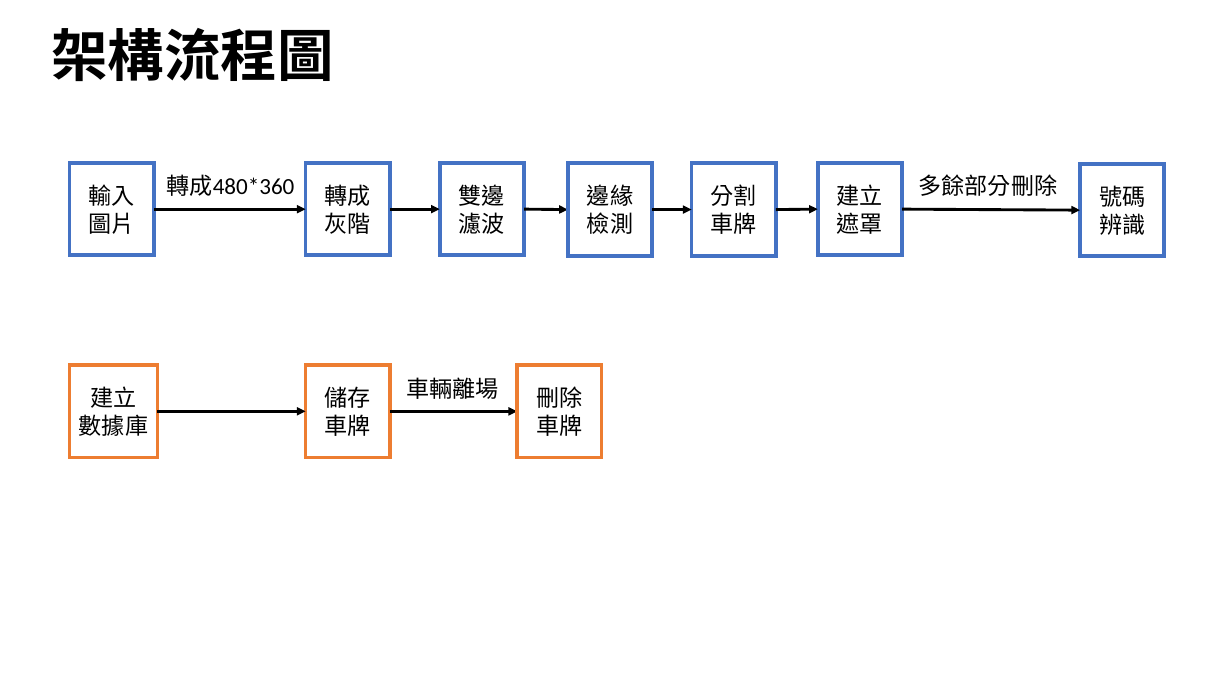
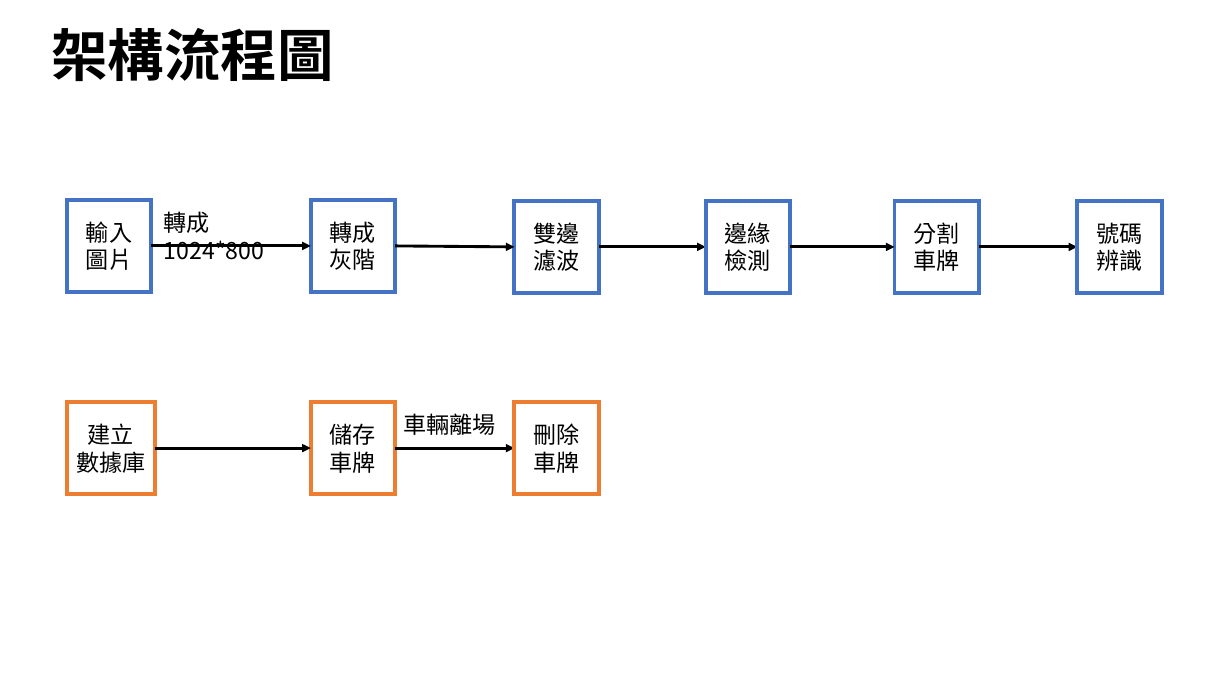
Before and after one commit to Koukya/Embedded-Image-Processing, a slide deck: slide 4 of 車牌辨識.pptx. Drawn at 1232x693 pixels with LibreOffice and Linux fonts; fonts in the diff are those of the drawing. Boxes give left, top, right and bottom in pixels: in the first picture for what was removed or moved away, otherwise in the second. Text is boxed around its words. In the diff, an @@ line names an element or a change of style, - is before the commit and + after.

```diff
--- a/車牌辨識.pptx
+++ b/車牌辨識.pptx
@@ rectangle removed at (818, 163, 902, 255) @@
-建立遮罩
@@ text removed at (919, 174, 1058, 196) @@
-多餘部分刪除
@@ rectangle "轉成灰階": place and size @@
-rectangle "轉成灰階" at (306, 163, 390, 255)
+rectangle "轉成灰階" at (311, 200, 395, 292)
@@ rectangle "雙邊濾波": place and size @@
-rectangle "雙邊濾波" at (440, 163, 524, 255)
+rectangle "雙邊濾波" at (515, 201, 599, 293)
@@ arrow removed from (524, 209) to (568, 210) @@
@@ rectangle "邊緣檢測": place and size @@
-rectangle "邊緣檢測" at (568, 164, 653, 256)
+rectangle "邊緣檢測" at (706, 201, 790, 293)
@@ font Calibri to Noto Sans CJK SC in 10 elements at (515, 402, 599, 494), (1078, 201, 1162, 293), (67, 402, 154, 494), (67, 200, 151, 292), (404, 413, 496, 435), (311, 200, 395, 292), (311, 402, 395, 494), (515, 201, 599, 293), (706, 201, 790, 293), (895, 201, 979, 293) @@
@@ rectangle "分割車牌": place and size @@
-rectangle "分割車牌" at (691, 164, 775, 256)
+rectangle "分割車牌" at (895, 201, 979, 293)
@@ text at (164, 211, 264, 260): text changed; font Calibri to Noto Sans CJK SC @@
-轉成480*360
+轉成1024*800
@@ arrow moved from (154, 209) - (306, 209) to (152, 246) - (311, 246) @@
@@ arrow moved from (390, 209) - (440, 209) to (396, 246) - (515, 247) @@
@@ arrow moved from (653, 210) - (691, 210) to (599, 247) - (706, 247) @@
@@ arrow moved from (776, 210) - (818, 209) to (790, 247) - (895, 247) @@
@@ arrow moved from (902, 209) - (1080, 210) to (979, 247) - (1078, 247) @@
@@ rectangle "儲存車牌": place and size @@
-rectangle "儲存車牌" at (306, 365, 390, 457)
+rectangle "儲存車牌" at (311, 402, 395, 494)
@@ 3 rectangles, 1 text: place and size @@
-3 rectangles, 1 text at (69, 163, 1165, 457)
+3 rectangles, 1 text at (67, 200, 1162, 494)
@@ rectangle "刪除車牌": place and size @@
-rectangle "刪除車牌" at (518, 365, 602, 457)
+rectangle "刪除車牌" at (515, 402, 599, 494)
@@ arrow moved from (157, 411) - (306, 411) to (155, 448) - (311, 448) @@
@@ arrow moved from (390, 411) - (518, 411) to (396, 448) - (515, 448) @@
```
Also in this commit, not shown: 2 other slides changed, 4 slides added.
